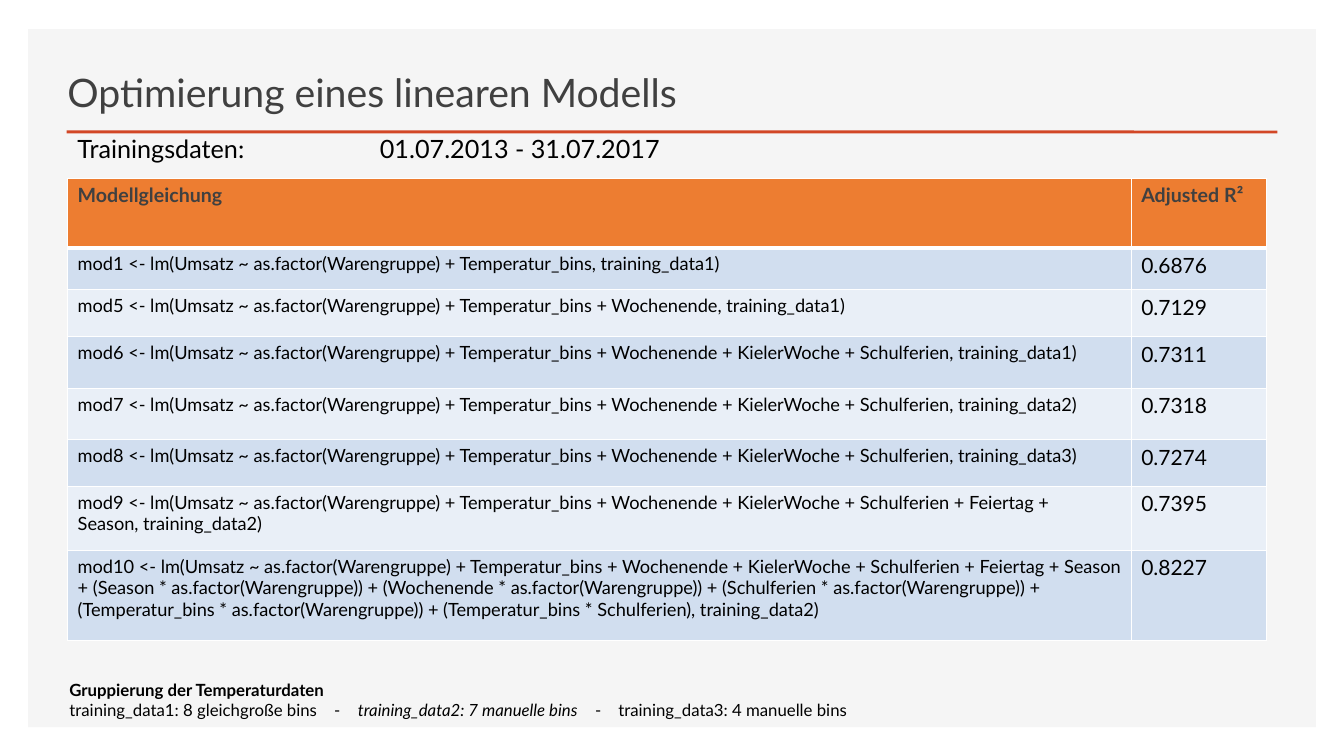
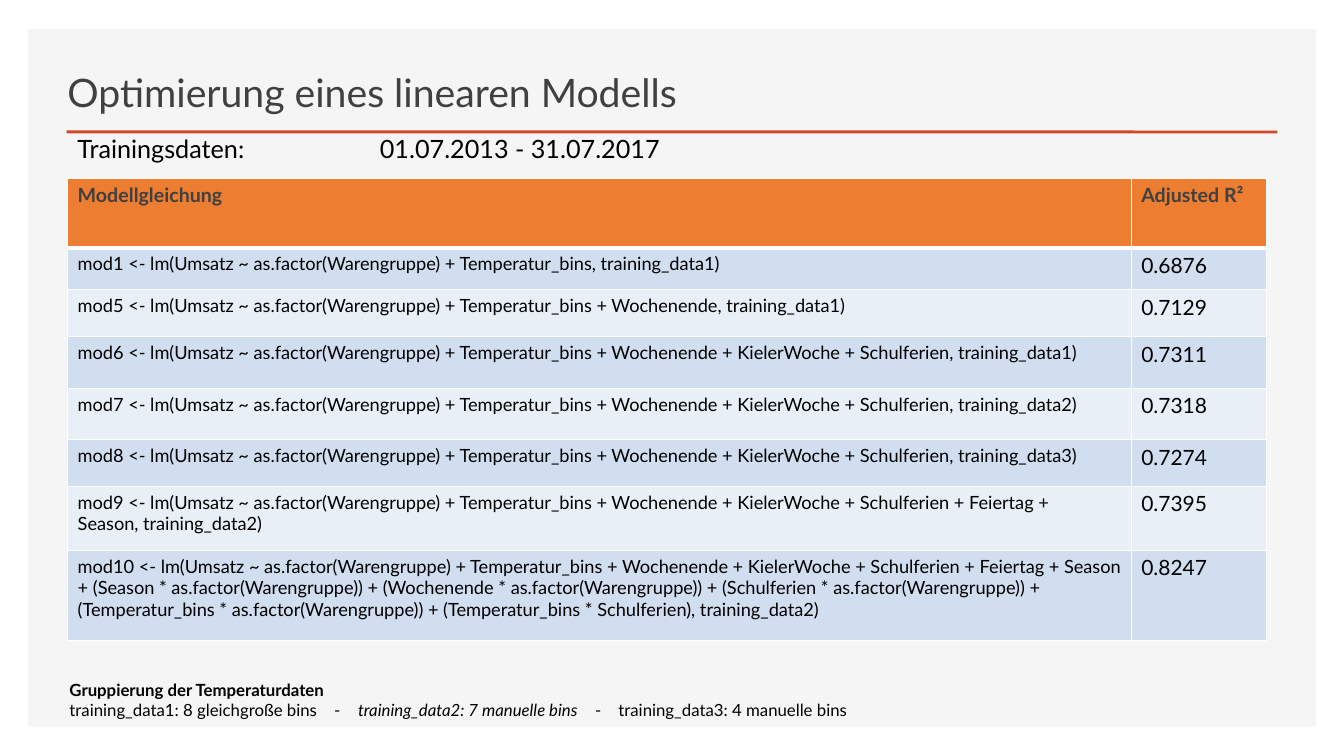
Before and after one commit to annapuu/gruppe3, a slide deck: slide 2 of 4_Presentation/Präsentation_anna.pptx. Drawn at 1344x756 pixels with LibreOffice and Linux fonts; fonts in the diff are those of the drawing. Boxes give left, top, right and bottom in pixels: in the first picture for what was removed or moved away, otherwise in the second. Text is boxed around its words. In the diff, an @@ line names an element or a change of style, - is before the commit and + after.

Commit message:
correct type in R-value of model10

```diff
--- a/4_Presentation/Präsentation_anna.pptx
+++ b/4_Presentation/Präsentation_anna.pptx
@@ table at bbox=[68, 178, 1266, 640] @@
-row 8, column 2: 0.8227
+row 8, column 2: 0.8247
```
Also in this commit, not shown: 2 other slides changed.
